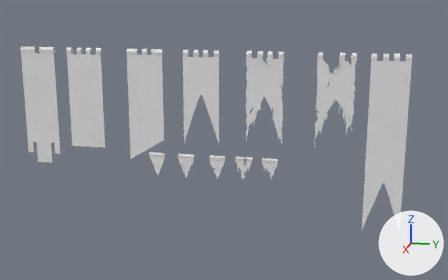
What one commit did to the Blender file Assets/Models/Environment/CastleGeometry/flags.blend.
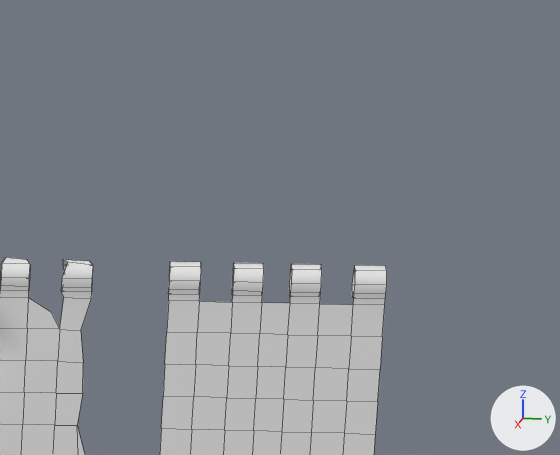
The first picture shows the older version from a 50 mm lens placed at (17.6, 2.2, 3.94), pointed at (0.31, -1.26, -0.39). The close-ups show both versions on the part from 76% to 99% of the width and 1% to 32% of the height of that picture; other places that the commit changed are outside them. Arrows for +X, +Y and +Z are at lower right; the lights stay in place. The close-ups show mesh edges as thin lines.
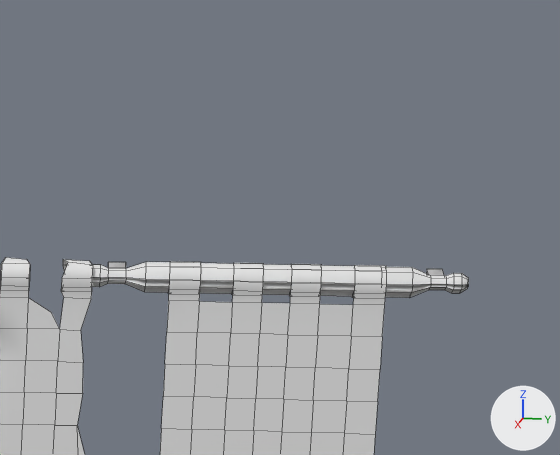
Pixel boxes (x1, y1, x2, y2) of what changed, in the close-ups (560 x 455 px):
'Mesh.012', added
    after: (92, 262, 469, 298)

The change, as a diff of the scene's bpy script:
```diff
--- a/Assets/Models/Environment/CastleGeometry/flags.blend.py
+++ b/Assets/Models/Environment/CastleGeometry/flags.blend.py
@@ me_mesh_012 @@
+me_mesh_012.from_pydata(...)  # 99 vertices, 94 faces; spans x -1.13..-0.58, y -1.85..1.78, z 2.29..2.58
+me_mesh_012.polygons.foreach_set('use_smooth', [True] * 94)
@@ ob_mesh_012 @@
+ob_mesh_012 = bpy.data.objects.new('Mesh.012', me_mesh_012)
+ob_mesh_012.location = (0.0, 3.371, 0.741)
+ob_mesh_012.scale = (0.54, 0.54, 0.54)
```
